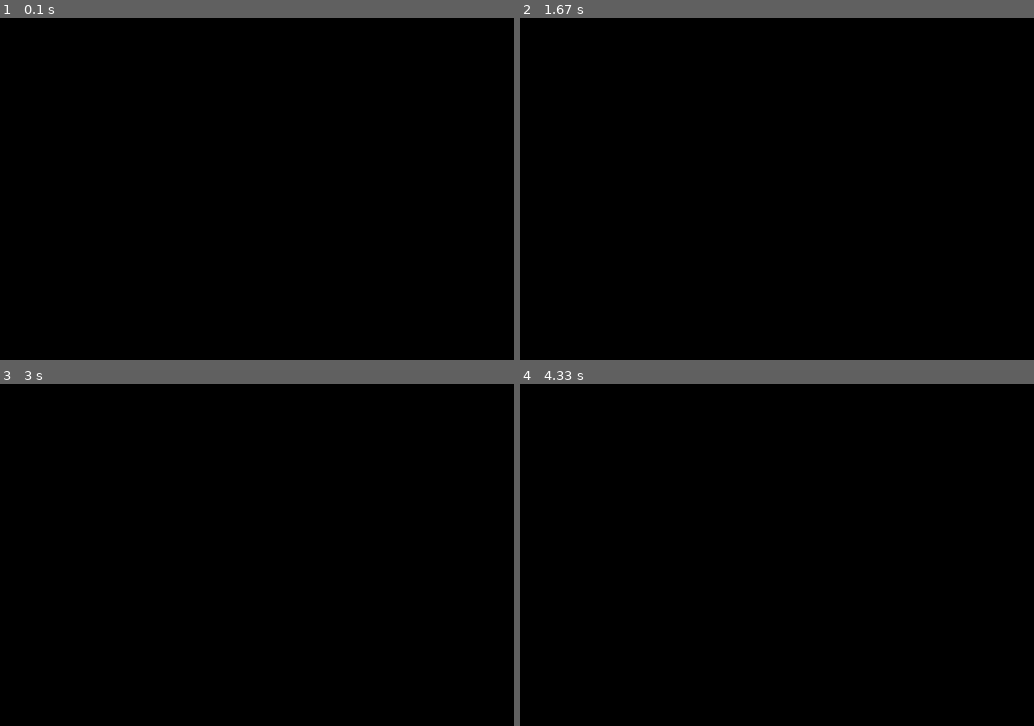
Above: before the commit, frames 1-4 (two rows, left to right).
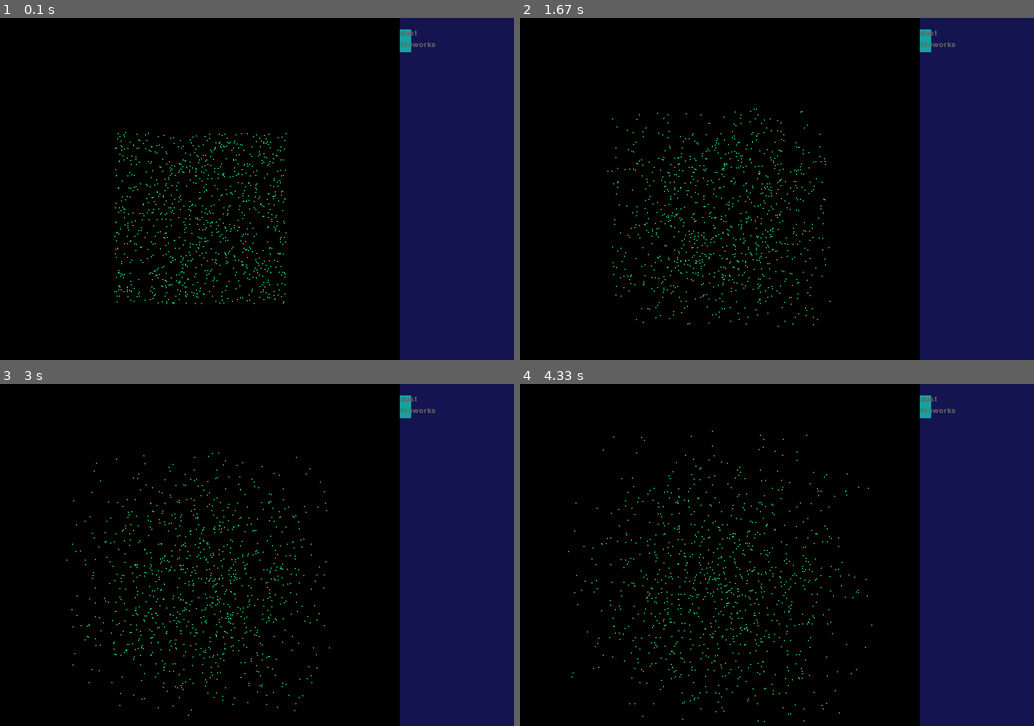
Above: after the commit, the same moments.

Repository: rokrerum/ParticlePlayground
Game: pygame game, started from main.py
The game is run twice, just before and just after one commit, with the same random seed, the same clock (stepped at 60 frames per second) and the same inputs.
Inputs:
- Up to frame 1 (0.1 s): no input
- Up to frame 2 (1.67 s): no input
- Up to frame 3 (3 s): no input
- Up to frame 4 (4.33 s): no input

The runs differ from the first frame. In frame 1, 23% of the frame differs, in the area x 22-100%, y 0-100%; in frame 2, 23%; in frame 3, 23%; in frame 4, 23%, in the area x 9-100%, y 0-100%.

Commit message:
Update main.py

Diff:
--- a/main.py
+++ b/main.py
@@ -3,11 +3,11 @@
 import time
 from pygame.locals import *
 import sys
+import pygame_gui
+import particle
 
 pygame.init()
-COLOR_INACTIVE = pygame.Color('lightskyblue3')
-COLOR_ACTIVE = pygame.Color('dodgerblue2')
-FONT = pygame.font.Font(None, 32)
+
 
 class MainWindow:
     def __init__(self, width, height):
@@ -15,8 +15,8 @@
         self.height=height
         self.menu = "options"
         self.input_boxes = []
-        self.display=pygame.display.set_mode((self.width,self.height))
-        pygame.display.set_caption("Caption")
+        self.input_buttons = []
+        self.display = pygame.display.set_mode((self.width,self.height))
         self.font = pygame.font.SysFont(None, 20)
 
 
@@ -28,143 +28,45 @@
         pygame.display.update()
 
 
-
-    def draw_text(self, x, y, text, font, color, surface):
-        textobj = font.render(text, 1, color)
-        textrect = textobj.get_rect()
-        textrect.topleft = (x, y)
-        surface.blit(textobj, textrect)
-
-
-    def add_button(self, x, y, w, h, text):
-        pass
+    def particle_menu(self, partile_types):
+        button = pygame_gui.button
+        pygame.draw.rect(self.display, (20, 20, 80), (self.width - 200, 0, 200, self.height))
+        for ind, particle in enumerate(partile_types):
+            ind += 1
+            self.input_buttons.append(button((self.width - 200, 20 * ind, 20, 20), particle, self.font, (22, 160, 160), self.display))
+            self.input_buttons[-1].add_button()
 
 
     def setings_menu(self): ## need to add menu button and restart button
         running = True
+        Gui = pygame_gui.Gui
         pygame.draw.rect(self.display, (20, 20, 80), (self.width - 200, 0, 200, self.height))
-        self.draw_text(self.width - 200, 55, "amount", self.font, (22, 160, 160), self.display)
-        input_box1 = InputBox(self.width - 200, 70, 120, 20, "amount")
+        Gui.draw_text(self.width - 200, 55, "amount", self.font, (22, 160, 160), self.display)
+        input_box1 = pygame_gui.InputBox(self.width - 200, 70, 120, 20, "amount")
 
-        self.draw_text(self.width - 200, 95, "life span", self.font, (22, 160, 160), self.display)
-        input_box2 = InputBox(self.width - 200, 110, 120, 20, "life span")
+        Gui.draw_text(self.width - 200, 95, "life span", self.font, (22, 160, 160), self.display)
+        input_box2 = pygame_gui.InputBox(self.width - 200, 110, 120, 20, "life span")
 
-        self.draw_text(self.width - 200, 150, "spawn area", self.font, (22, 160, 160), self.display)
+        Gui.draw_text(self.width - 200, 150, "spawn area", self.font, (22, 160, 160), self.display)
 
-        self.draw_text(self.width - 160, 165, "x", self.font, (22, 160, 160), self.display)
-        input_box3 = InputBox(self.width - 160, 180, 40, 20, "xstart")
-        input_box4 = InputBox(self.width - 160, 210, 40, 20, "xend")
+        Gui.draw_text(self.width - 160, 165, "x", self.font, (22, 160, 160), self.display)
+        input_box3 = pygame_gui.InputBox(self.width - 160, 180, 40, 20, "xstart")
+        input_box4 = pygame_gui.InputBox(self.width - 160, 210, 40, 20, "xend")
 
-        self.draw_text(self.width - 100, 165, "y", self.font, (22, 160, 160), self.display)
-        input_box5 = InputBox(self.width - 100, 180, 40, 20, "ystart")
-        input_box6 = InputBox(self.width - 100, 210, 40, 20, "yend")
+        Gui.draw_text(self.width - 100, 165, "y", self.font, (22, 160, 160), self.display)
+        input_box5 = pygame_gui.InputBox(self.width - 100, 180, 40, 20, "ystart")
+        input_box6 = pygame_gui.InputBox(self.width - 100, 210, 40, 20, "yend")
 
-        self.draw_text(self.width - 200, 180, "from", self.font, (22, 160, 160), self.display)
-        self.draw_text(self.width - 200, 210, "to", self.font, (22, 160, 160), self.display)
+        Gui.draw_text(self.width - 200, 180, "from", self.font, (22, 160, 160), self.display)
+        Gui.draw_text(self.width - 200, 210, "to", self.font, (22, 160, 160), self.display)
 
         self.input_boxes = [input_box1, input_box2, input_box3, input_box4, input_box5, input_box6]
-
-
-    def particle_menu(self):
-        running = True
-        while running:
-            self.display.fill((0,0,0))
 
 
     def menu_interactions(self):
         pass
 
 
-class Particle:
-    def __init__(self, x, y, speed, color, direction, type_, life_span):
-        self.x = x
-        self.y = y
-        self.speed = speed
-        self.color = color
-        self.direction = direction
-        self.type = type_
-        self.life_span = life_span
-
-
-    def change(self): # this will change direction and speed in paraler to it
-        if self.type == "dust": #this is for changing diretctin of mevment of particles
-            rand = random.randint(0, 10)
-            if rand == 10:
-                self.direction = [random.choice(["n", "s"]), random.choice(["w", "e"])]
-
-            speed_change = [0, 0]
-            if self.direction[0] == "n":
-                speed_change[0] = random.randint(-2, -1) if self.speed[0] >= 3 else random.randint(1, 2)
-            else:
-                speed_change[0] = random.randint(1, 2) if self.speed[0] <= -3 else random.randint(-2, -1)
-
-            if self.direction[1] == "w":
-                speed_change[1] = random.randint(-2, -1) if self.speed[1] >= 3 else random.randint(1, 2)
-            else:
-                speed_change[1] = random.randint(1, 2) if self.speed[1] <= -3 else random.randint(-2, -1)
-
-        self.speed = [self.speed[0] + speed_change[0], self.speed[1] + speed_change[1]]
-        self.x = self.x + self.speed[0]
-        self.y = self.y + self.speed[1]
-        return particle
-
-
-
-class InputBox:
-    def __init__(self, x, y, w, h, var_name, text=''):
-        self.rect = pygame.Rect(x, y, w, h)
-        self.color = COLOR_INACTIVE
-        self.text = text
-        self.txt_surface = FONT.render(text, True, self.color)
-        self.active = False
-        self.submitted = None
-        self.var_name = var_name
-
-
-    def handle_event(self, event):
-        if event.type == pygame.MOUSEBUTTONDOWN:
-            # If the user clicked on the input_box rect.
-            if self.rect.collidepoint(event.pos):
-                # Toggle the active variable.
-                self.active = not self.active
-            else:
-                self.active = False
-            # Change the current color of the input box.
-            self.color = COLOR_ACTIVE if self.active else COLOR_INACTIVE
-        if event.type == pygame.KEYDOWN:
-            if self.active:
-                if event.key == pygame.K_RETURN:
-                    print("value is change to: " + self.text)
-                    self.submitted = self.text
-                elif event.key == pygame.K_BACKSPACE:
-                    self.text = self.text[:-1]
-                else:
-                    self.text += event.unicode
-                # Re-render the text.
-                self.txt_surface = FONT.render(self.text, True, self.color)
-
-
-    def update(self):
-        # Resize the box if the text is too long.
-        width = max(200, self.txt_surface.get_width()+10)
-        self.rect.w = width
-
-
-    def draw(self, screen):
-        # Blit the text.
-        pygame.draw.rect(screen, (20, 20, 80), self.rect,)
-        screen.blit(self.txt_surface, (self.rect.x+5, self.rect.y+5))
-        # Blit the rect.
-        pygame.draw.rect(screen, self.color, self.rect, 2)
-
-
-
-particle_data = Particle
-mainWindow = MainWindow(900,600)
-mainWindow.setings_menu()
-particles = []
-input_boxes = mainWindow.input_boxes
-display = mainWindow.display
 
 spawn_area = \
     {
@@ -176,13 +78,26 @@
 
 particle_info = \
     {
-    "amount": 10000,
+    "amount": 1000,
     "speed": [0, 0],
     "color": (22, 200, 100),
     "direction": None,
     "type": "dust",
     "life_span": 20
     }
+
+partile_types = [
+    "dust",
+    "fireworks"
+]
+
+particle_data = particle.Particle
+mainWindow = MainWindow(900,600)
+mainWindow.particle_menu(partile_types)
+particles = []
+input_boxes = mainWindow.input_boxes
+input_buttons = mainWindow.input_buttons
+display = mainWindow.display
 
 while True:
     for event in pygame.event.get():
@@ -218,12 +133,16 @@
             elif box.var_name == "yend":
                 spawn_area["yend"] = int(box.submitted)
 
+    for button in input_buttons:
+        pass
+
 
     while len(particles) < particle_info["amount"]:
-        particles.append(Particle(random.randint(spawn_area["xstart"], spawn_area["xend"]), random.randint(spawn_area["ystart"], spawn_area["yend"]), particle_info["speed"], particle_info["color"],\
+        particles.append(particle_data(random.randint(spawn_area["xstart"], spawn_area["xend"]), random.randint(spawn_area["ystart"], spawn_area["yend"]),\
+            particle_info["speed"], particle_info["color"],\
            [random.choice(["n", "s"]), random.choice(["w", "e"])],\
-           particle_info["type"],int(time.time()) + particle_info["life_span"]))
+           particle_info["type"], int(time.time()) + particle_info["life_span"]))
 
-    time.sleep(0.07)
+    time.sleep(0.09)
     mainWindow.draw(particles)
     pygame.display.update()
